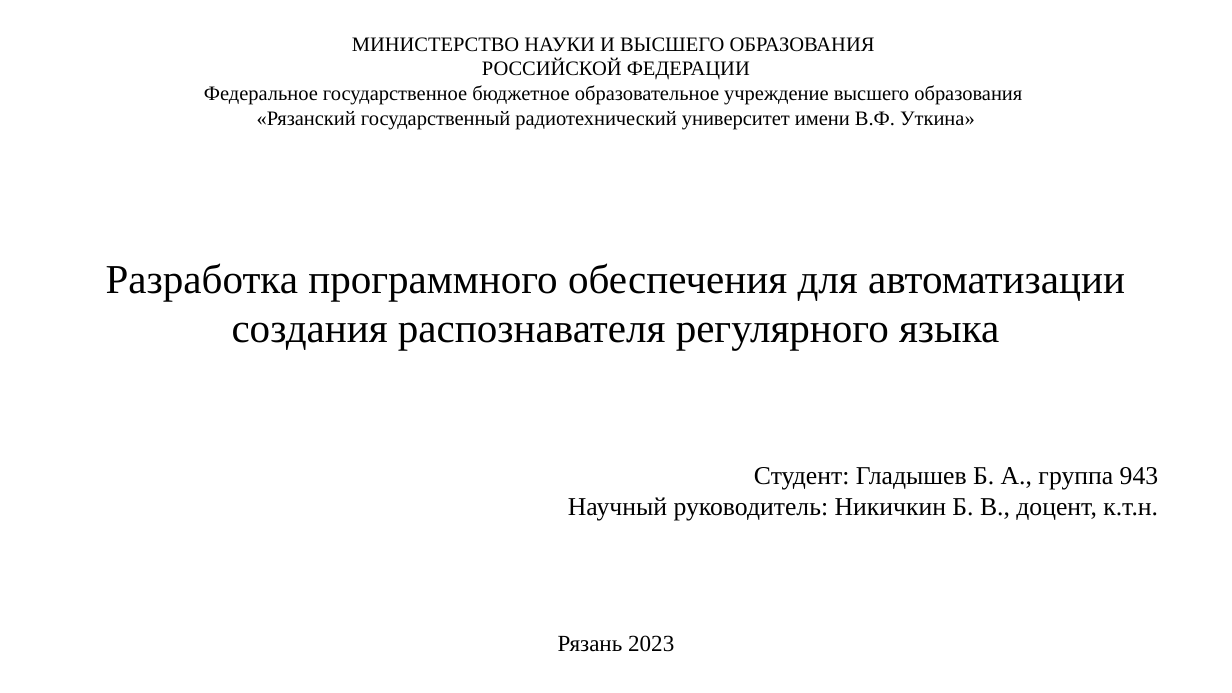
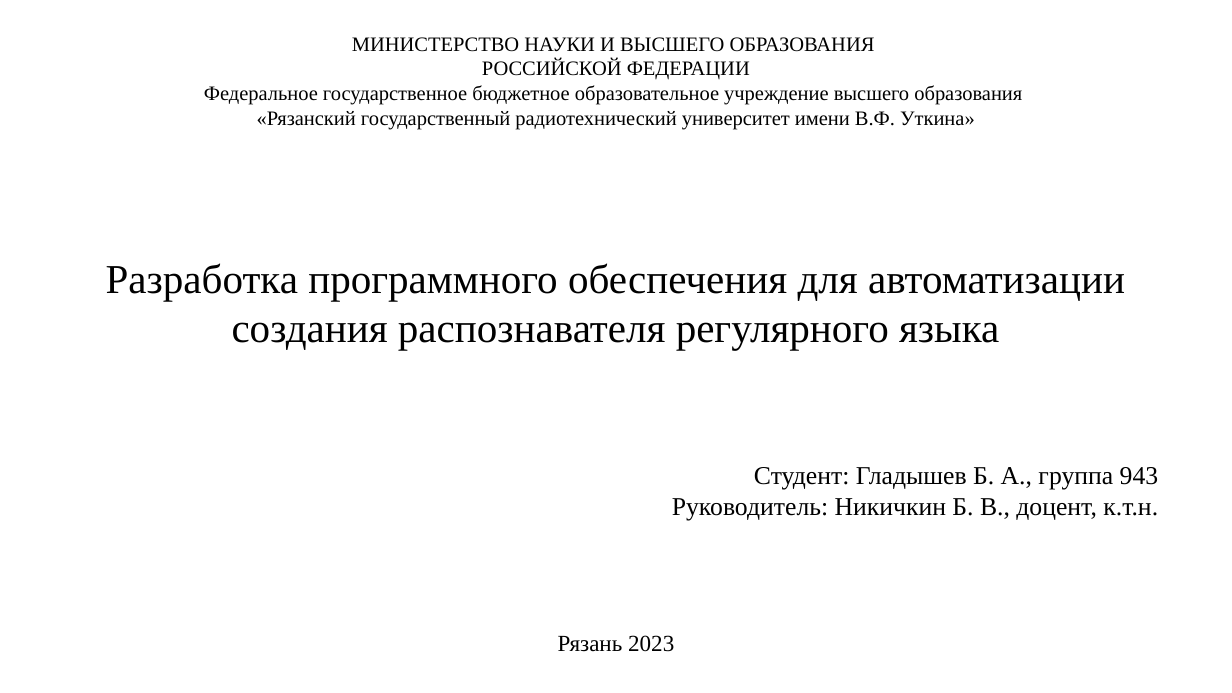
Before and after one commit to p6p62/RecognizerGenerator, a slide deck: slide 1 of Презентация на защиту.pptx. Drawn at 1232x693 pixels with LibreOffice and Linux fonts; fonts in the diff are those of the drawing. Boxes give left, top, right and bottom in pixels: in the first picture for what was removed or moved away, otherwise in the second. Text is boxed around its words. In the diff, an @@ line names an element or a change of style, - is before the commit and + after.

```diff
--- a/Презентация на защиту.pptx
+++ b/Презентация на защиту.pptx
@@ text at [672, 498, 1158, 521]: text changed @@
-Научный руководитель: Никичкин Б. В., доцент, к.т.н.
+Руководитель: Никичкин Б. В., доцент, к.т.н.
```
Also in this commit, not shown: 4 other slides changed.
